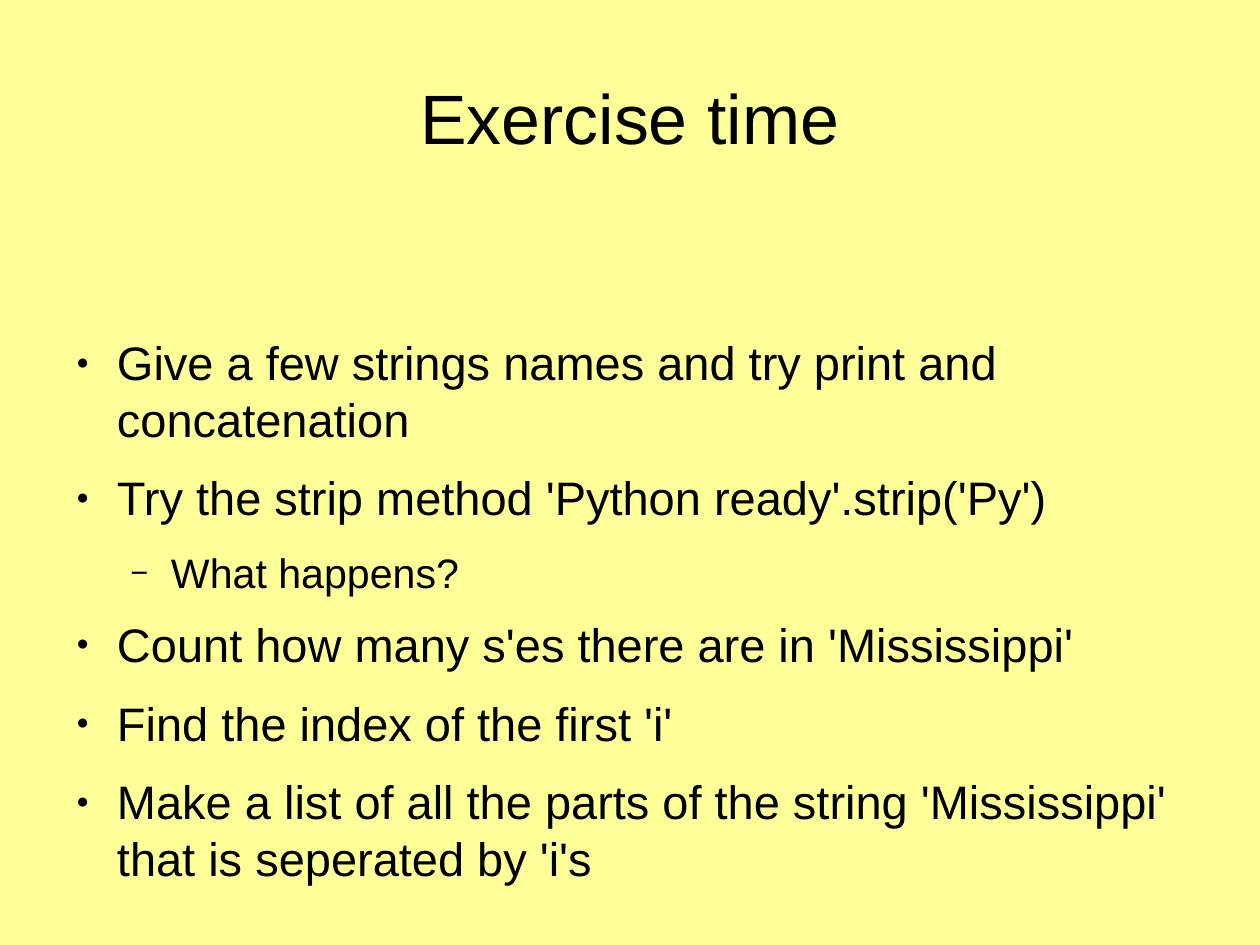
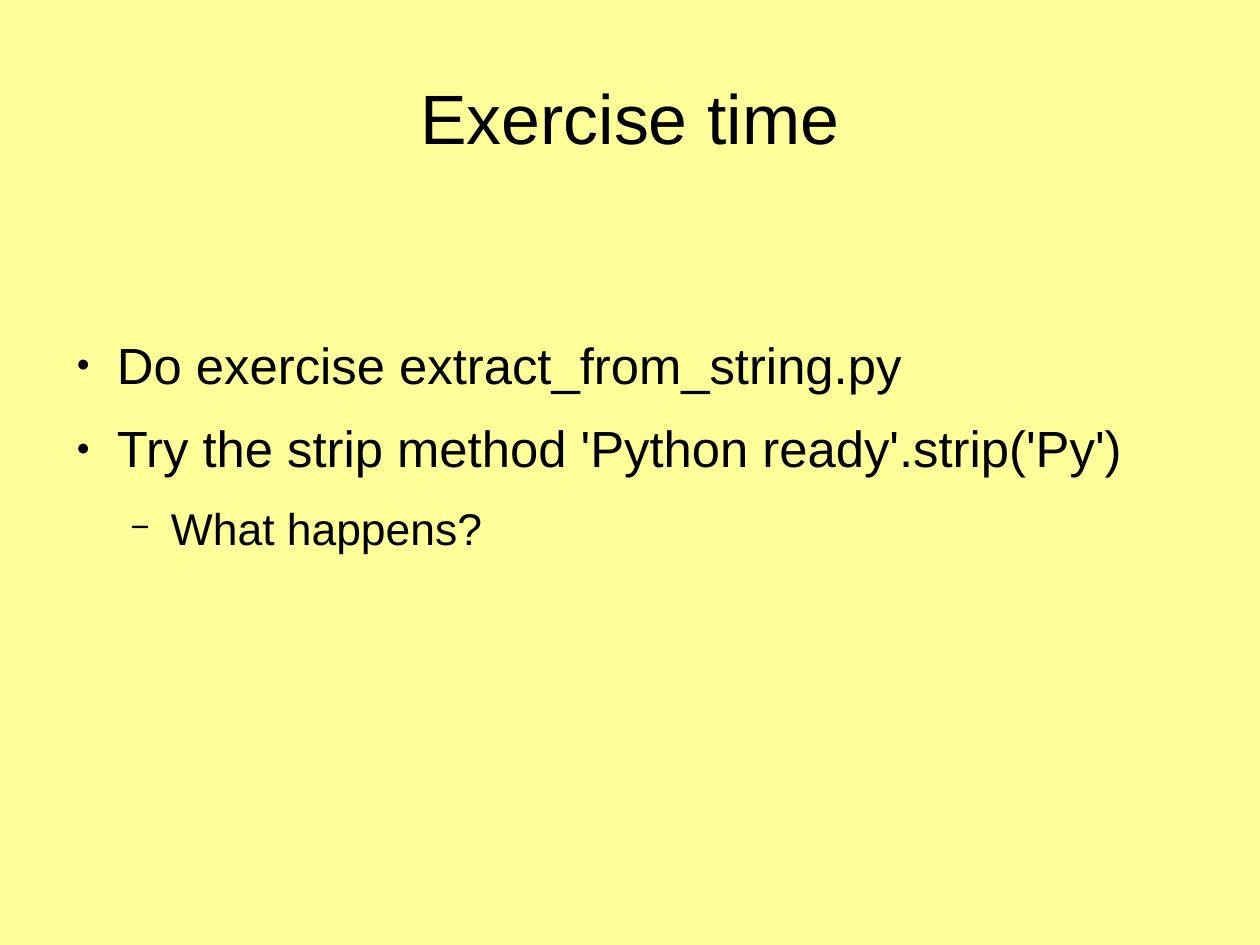
Before and after one commit to KennethNielsen/presentations, a slide deck: slide 43 of python/part1/part1_with_theme.odp (slide 40 before the commit). Drawn at 1260x945 pixels with LibreOffice and Linux fonts; fonts in the diff are those of the drawing. Boxes give left, top, right and bottom in pixels: in the first picture for what was removed or moved away, otherwise in the second. Text is boxed around its words. In the diff, an @@ line names an element or a change of style, - is before the commit and + after.

Commit message:
Last part of update to second iteration and port to Python 3

```diff
--- a/python/part1/part1_with_theme.odp
+++ b/python/part1/part1_with_theme.odp
@@ text at <box>117,347,901,394</box>: text changed; size 29.6 to 32 pt @@
-● Give a few strings names and try print and concatenation
+● Do exercise extract_from_string.py
@@ text at <box>117,430,1121,554</box>: size 29.6 to 32 pt in "Try the strip method 'Python ready'.strip('Py')"; size 25.9 to 28 pt in "What happens?" @@
@@ text at <box>117,628,1166,885</box>: paragraphs removed @@
-● Count how many s'es there are in 'Mississippi'
-● Find the index of the first 'i'
-● Make a list of all the parts of the string 'Mississippi' that is seperated by 'i's
```
Also in this commit, not shown: 37 other slides changed, 3 slides added, 4 slides removed, 1 other file.
